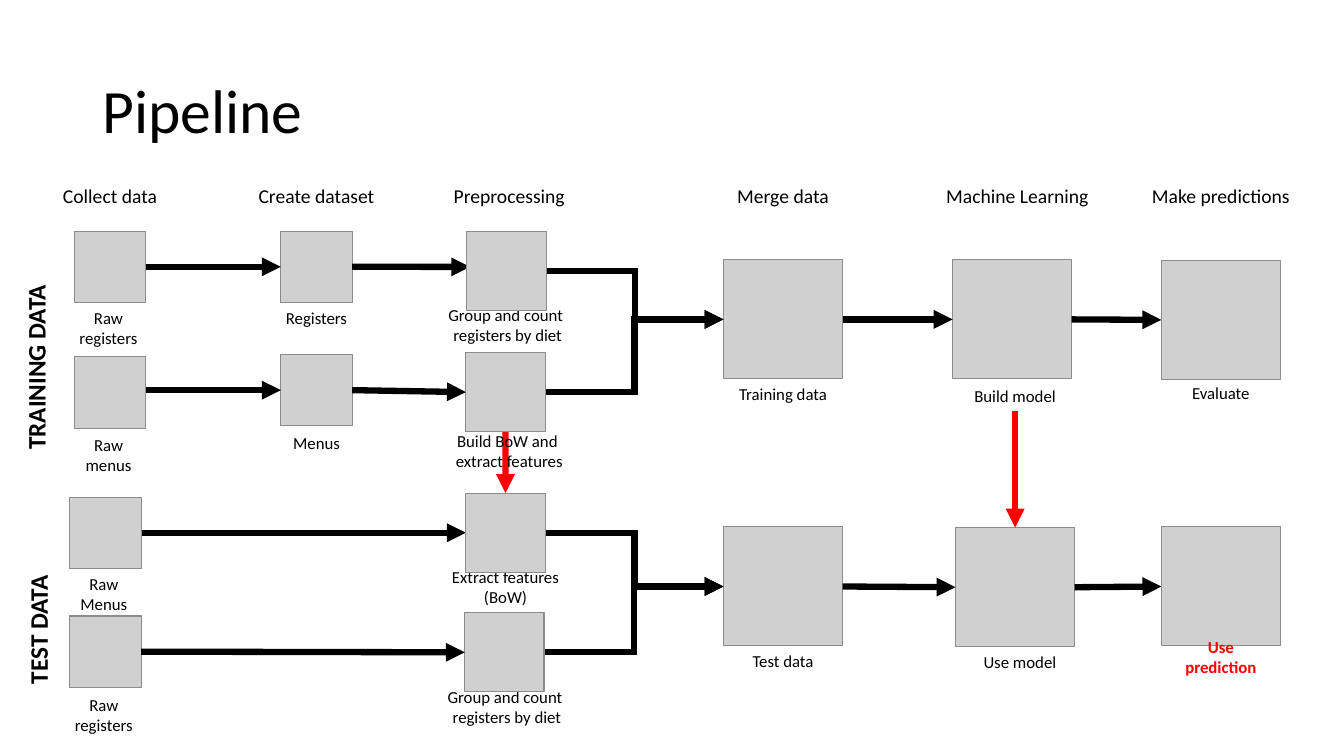
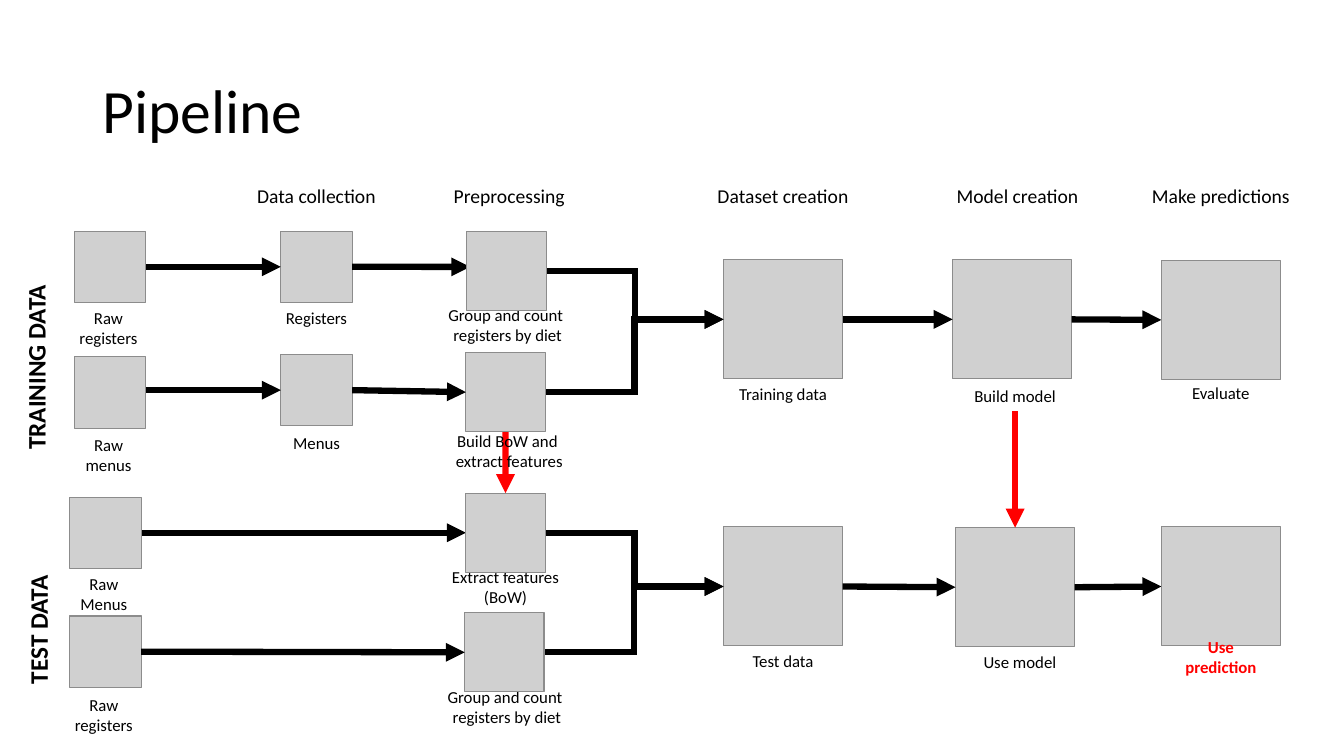
Before and after one commit to kautilya-raj/Food-Waste-Prediction, a slide deck: slide 2 of Food Waste Prediction.pptx. Drawn at 1344x756 pixels with LibreOffice and Linux fonts; fonts in the diff are those of the drawing; grey boxes stand for pictures. Boxes give left, top, right and bottom in pixels: in the first picture for what was removed or moved away, otherwise in the second. Text is boxed around its words. In the diff, an @@ line names an element or a change of style, - is before the commit and + after.

Commit message:
Add dataset creator

```diff
--- a/Food Waste Prediction.pptx
+++ b/Food Waste Prediction.pptx
@@ text removed at [63,189,157,203] @@
-Collect data
@@ text at [257,189,376,203]: text changed @@
-Create dataset
+Data collection
@@ text at [717,189,848,203]: text changed @@
-Merge data
+Dataset creation
@@ text at [957,189,1078,203]: text changed @@
-Machine Learning
+Model creation
```
Also in this commit, not shown: 24 other files.
